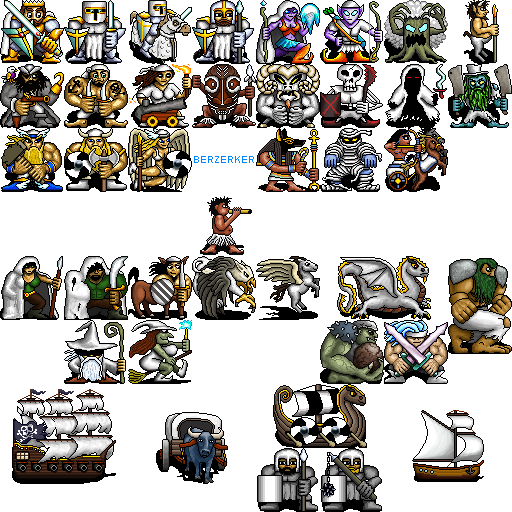
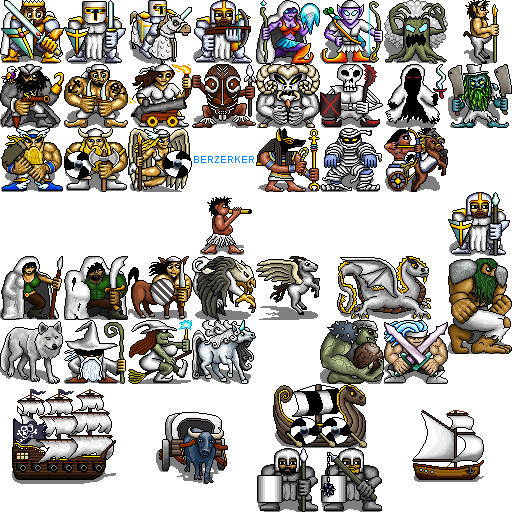
Layers edited between the first and the second 512×512 image:
painted on "Colour" over [1, 26, 491, 383]
painted on "Detail" over [0, 0, 510, 476]
"Shadow": opacity 100% → 50%, painted on it over [0, 30, 507, 512]
